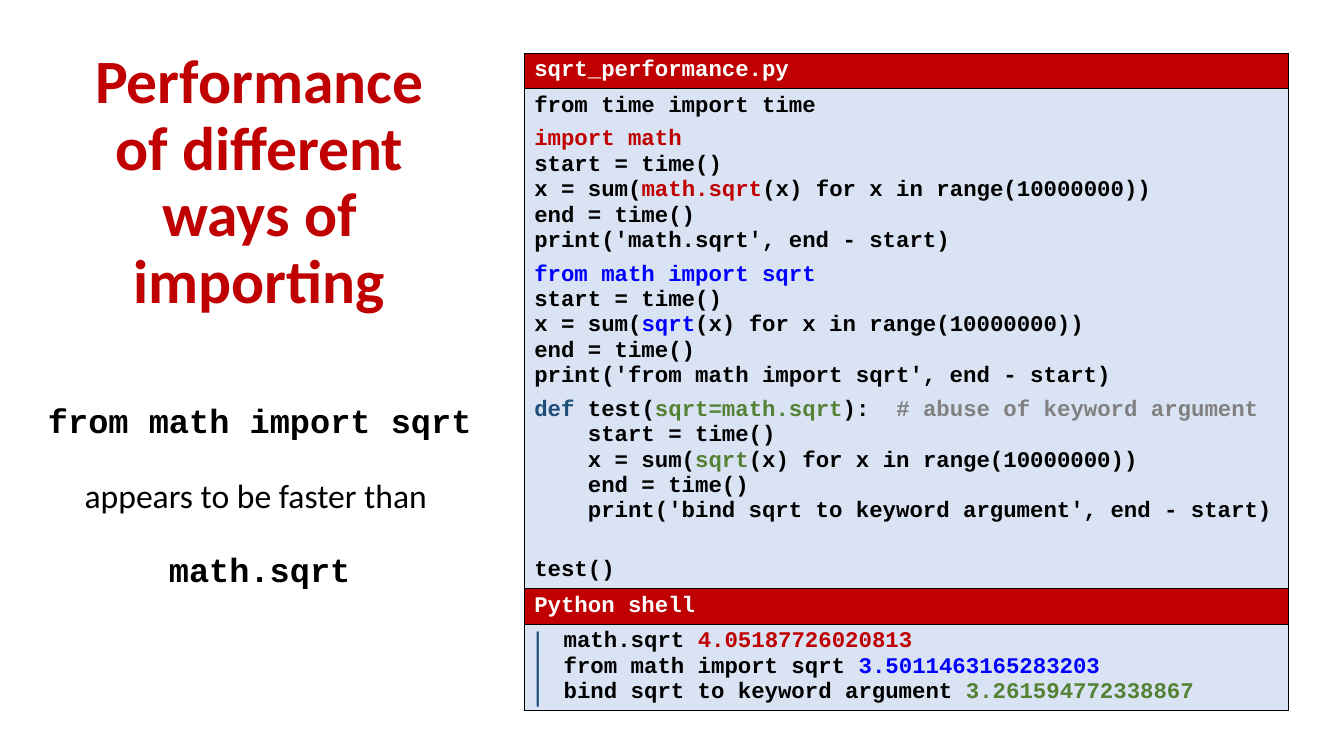
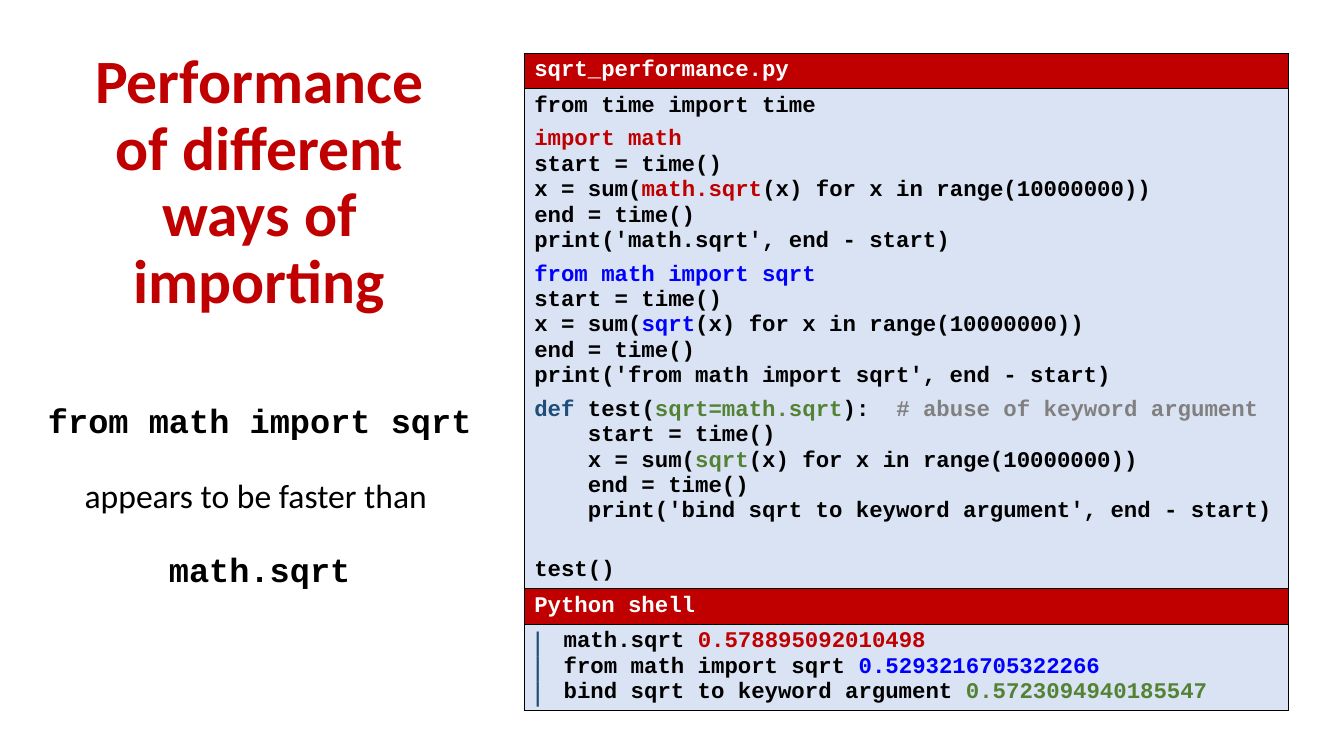
Before and after one commit to gsbrodal/gsbrodal.github.io, a slide deck: slide 7 of ipsa/slides/modules.pptx. Drawn at 1344x756 pixels with LibreOffice and Linux fonts; fonts in the diff are those of the drawing. Boxes give left, top, right and bottom in pixels: in the first picture for what was removed or moved away, otherwise in the second. Text is boxed around its words. In the diff, an @@ line names an element or a change of style, - is before the commit and + after.

```diff
--- a/ipsa/slides/modules.pptx
+++ b/ipsa/slides/modules.pptx
@@ table at [524, 53, 1289, 719] @@
-row 4, column 1: math.sqrt 4.05187726020813 / from math import sqrt 3.5011463165283203 / bind sqrt to keyword argument 3.261594772338867
+row 4, column 1: math.sqrt 0.578895092010498 / from math import sqrt 0.5293216705322266 / bind sqrt to keyword argument 0.5723094940185547
```
Also in this commit, not shown: 10 other slides changed, 4 other files.
